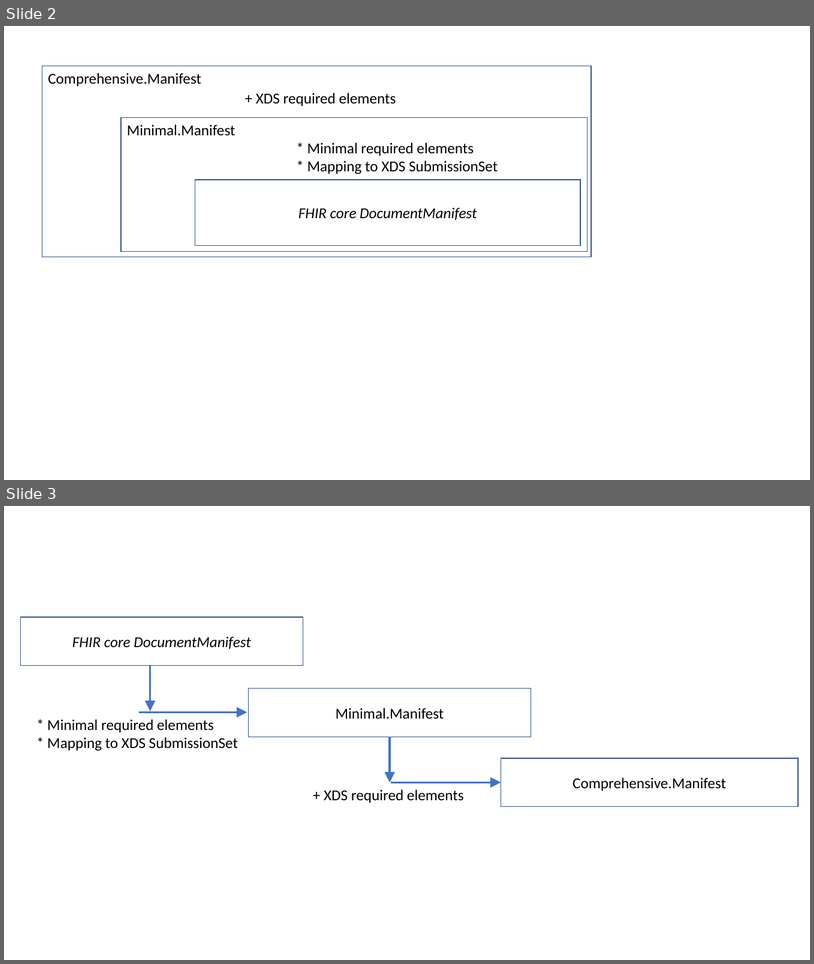
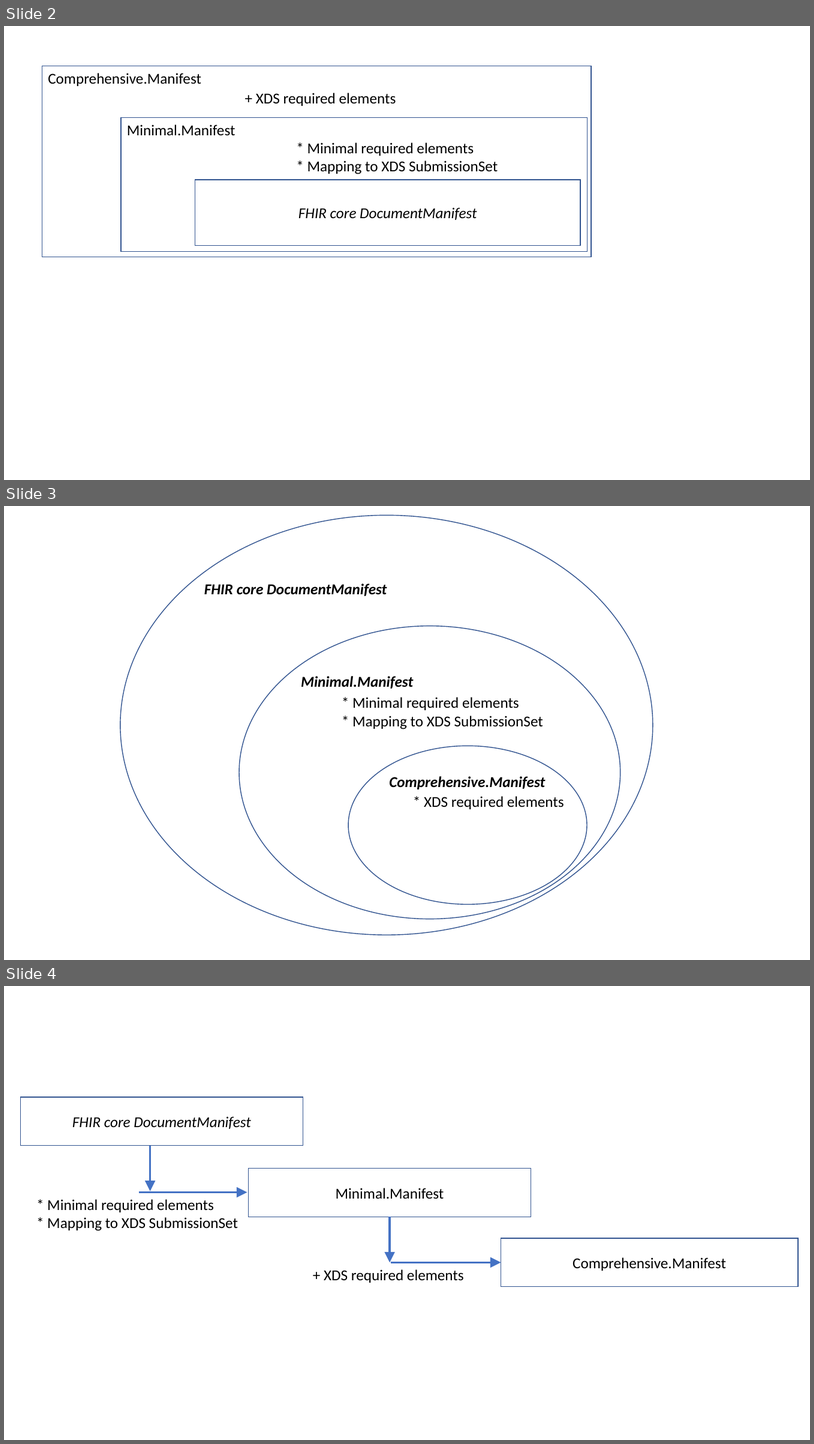
Before and after one commit to IHE/ITI.MHD, a slide deck: input/images-source/Images.pptx. Shown one above the other, each under a label of ours: slides 2 and 3 before the commit, slides 2, 3 and 4 after it. The pictures are 814x964 and 814x1444 pixels, drawn with LibreOffice and Linux fonts; fonts in the diff are those of the drawing. Boxes give left, top, right and bottom in pixels: in the first picture for what was removed or moved away, otherwise in the second. Text is boxed around its words. In the diff, an @@ line names an element or a change of style, - is before the commit and + after.

Commit message:
added a ManifestVenn alternative diagram

```diff
--- a/input/images-source/Images.pptx
+++ b/input/images-source/Images.pptx
@@ slide 3 added at (4,506,810,960), background #FFFFFF @@
@@ ellipse added at (120,515,653,934), outline #325491 1 pt, 18 pt, text #000000, bold, italic @@
+FHIR core DocumentManifest
@@ ellipse added at (239,626,621,919), outline #325491 1 pt, 18 pt, text #000000, bold, italic @@
+Minimal.Manifest
@@ text added at (353,697,543,729), 18 pt, text #000000 @@
+* Minimal required elements
+* Mapping to XDS SubmissionSet
@@ ellipse added at (349,745,588,904), outline #325491 1 pt, 18 pt, text #000000, bold, italic @@
+Comprehensive.Manifest
@@ text added at (424,796,564,809), 18 pt, text #000000 @@
+* XDS required elements
@@ what was slide 3 is now slide 4 @@
```
Also in this commit, not shown: 7 other files.
